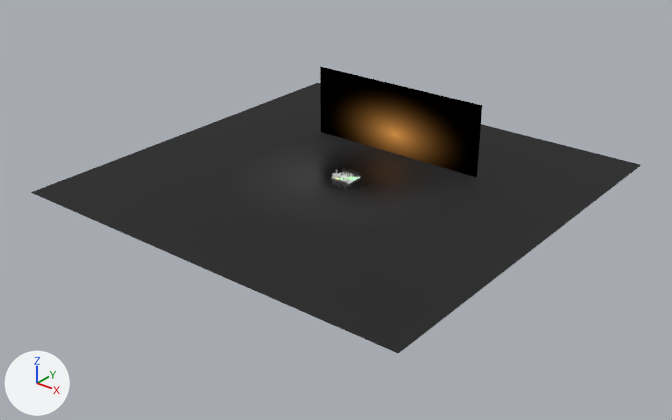
The Blender file models/blender/czechmate_predstaveni.blend: old version first, new version second.
One viewpoint serves both versions: a 50 mm camera at (7.26, -9.29, 5.22) aimed at (0.09, -0.33, -0.34). The lights are fixed; the arrows at lower left show +X, +Y and +Z. The picture after the commit comes second. Both versions are drawn at frame 2057 of the action 'b_bishop_cAction'; the numbers are the values there.

The older version as bpy lines, for what is in view:
```python
ob_amber_backlight = bpy.data.objects.new('Amber backlight', me_amber_backlight)
ob_amber_backlight.location = (0.0, 1.15, 0.3)
ob_amber_backlight.rotation_euler = (1.571, 0.0, 0.0)  # degrees (90, 0, 0)
ob_amber_backlight.scale = (2.8, 1.5, 1.0)
ob_floor = bpy.data.objects.new('Floor', me_floor)
ob_floor.location = (0.0, 0.0, 0.0)
```
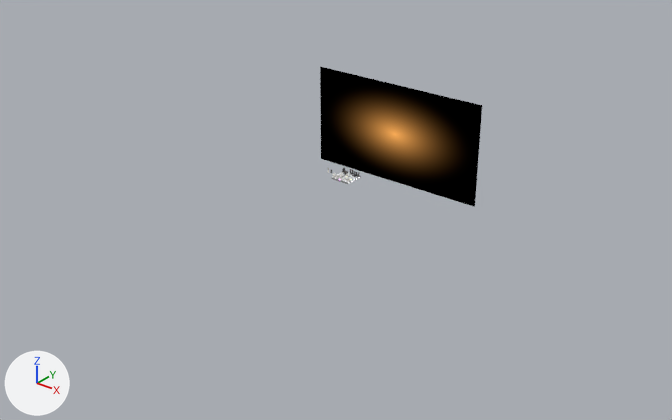
Boxes [x1, y1, x2, y2] around the edits, measured in the pictures (672 x 420 px):
'Floor', deleted: before [31, 83, 641, 353]

Edits to the bpy script that builds the scene:
```text
Change mat_amber_backlight:
    where n6 = _N.new('ShaderNodeMath'); n6.name = 'Level'
    n6.inputs[1].default_value: 0.602 -> 0.95  # 'Value'
Remove ob_floor:
    ob_floor = bpy.data.objects.new('Floor', me_floor)
    ob_floor.location = (0.0, 0.0, 0.0)
```
